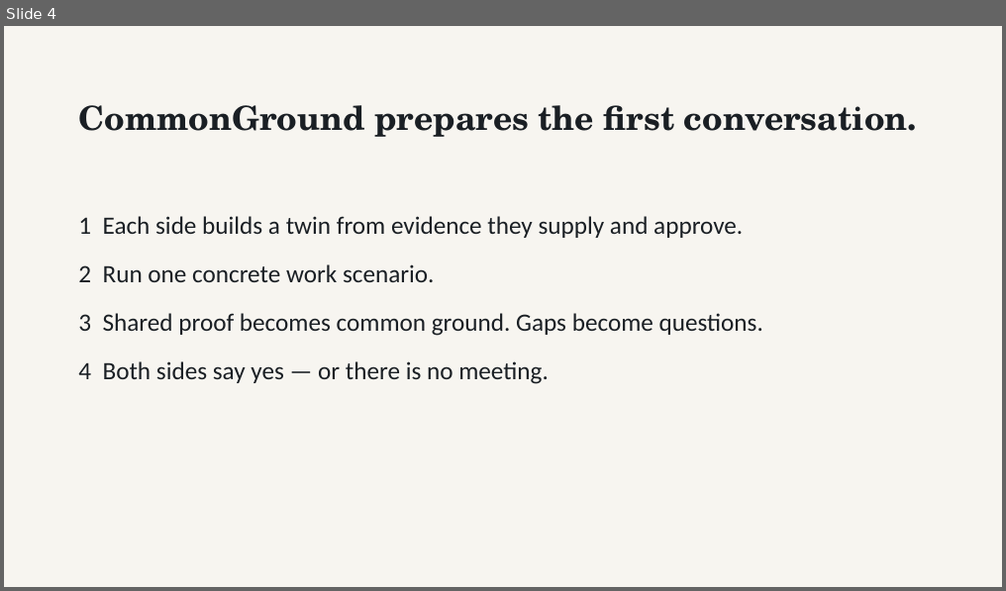
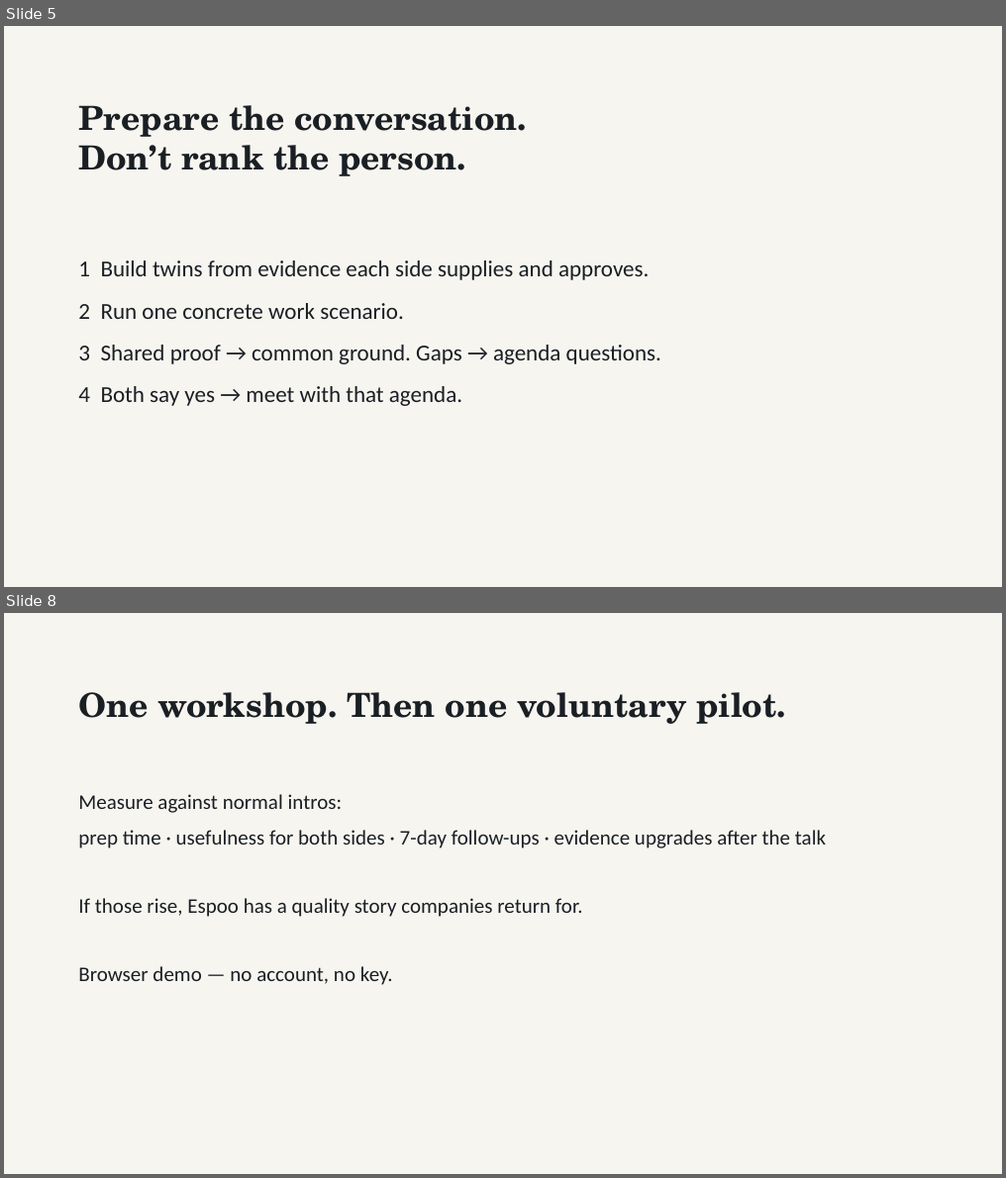
Before and after one commit to Abdullah12has/commonground-espoo, a slide deck: submission/CommonGround_Espoo_Pitch.pptx. Shown one above the other, each under a label of ours: slide 4 before the commit, slides 5 and 8 after it; the slides between them are not shown. The pictures are 1006x591 and 1006x1178 pixels, drawn with LibreOffice and Linux fonts; fonts in the diff are those of the drawing. Boxes give left, top, right and bottom in pixels: in the first picture for what was removed or moved away, otherwise in the second. Text is boxed around its words. In the diff, an @@ line names an element or a change of style, - is before the commit and + after.

Commit message:
Add positive-sum value prop to CommonGround pitch

```diff
--- a/submission/CommonGround_Espoo_Pitch.pptx
+++ b/submission/CommonGround_Espoo_Pitch.pptx
@@ slide 8 added at bbox=[4, 613, 1002, 1174], background #FFFFFF @@
@@ rectangle added at bbox=[4, 613, 1002, 1174], fill #F7F5F0 @@
@@ text added at bbox=[78, 692, 785, 724], 32 pt, text #1A1F24, bold @@
+One workshop. Then one voluntary pilot.
@@ text added at bbox=[78, 794, 826, 985], 20 pt, text #1A1F24 @@
+Measure against normal intros:
+prep time · usefulness for both sides · 7-day follow-ups · evidence upgrades after the talk
+If those rise, Espoo has a quality story companies return for.
+Browser demo — no account, no key.
@@ what was slide 4 is now slide 5 @@
@@ slide 5 changed as well @@
@@ text at bbox=[78, 105, 527, 176]: text changed @@
-CommonGround prepares the first conversation.
+Prepare the conversation.
+Don’t rank the person.
@@ text "1 Build twins from evidence ...": place and size @@
-text "1 Build twins from evidence ..." at bbox=[78, 216, 763, 384]
+text "1 Build twins from evidence ..." at bbox=[78, 261, 661, 406]
@@ text at bbox=[78, 261, 648, 280]: text changed; size 24 to 22 pt @@
-1 Each side builds a twin from evidence they supply and approve.
+1 Build twins from evidence each side supplies and approves.
@@ text at bbox=[78, 303, 404, 319]: size 24 to 22 pt in "2 Run one concrete work scenario."; less space between paragraphs @@
@@ text at bbox=[78, 345, 661, 406]: text changed; size 24 to 22 pt @@
-3 Shared proof becomes common ground. Gaps become questions.
-4 Both sides say yes — or there is no meeting.
+3 Shared proof → common ground. Gaps → agenda questions.
+4 Both say yes → meet with that agenda.
```
Also in this commit, not shown: 2 other slides changed, 5 other slides added, 6 slides removed, 5 other files.
